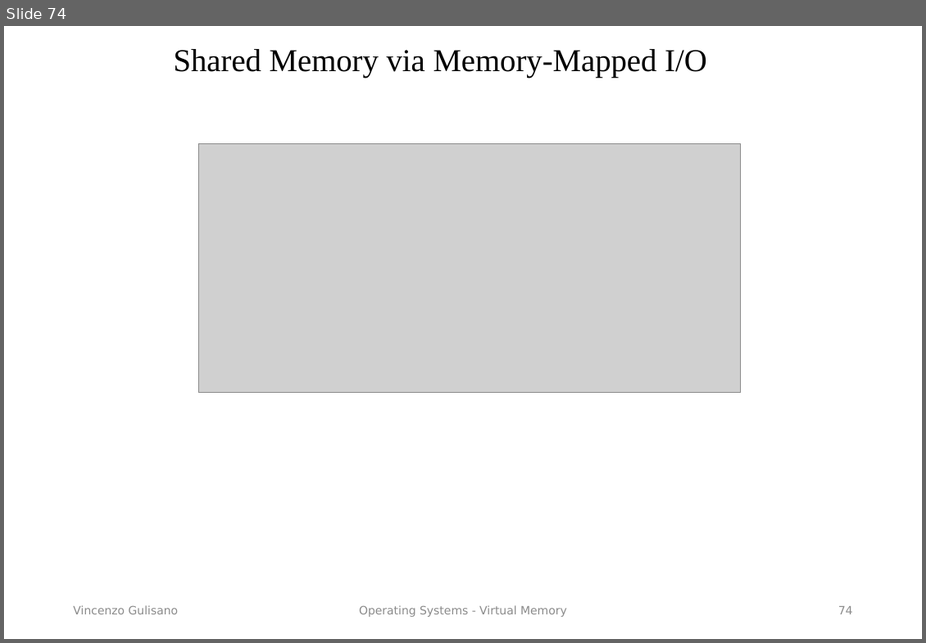
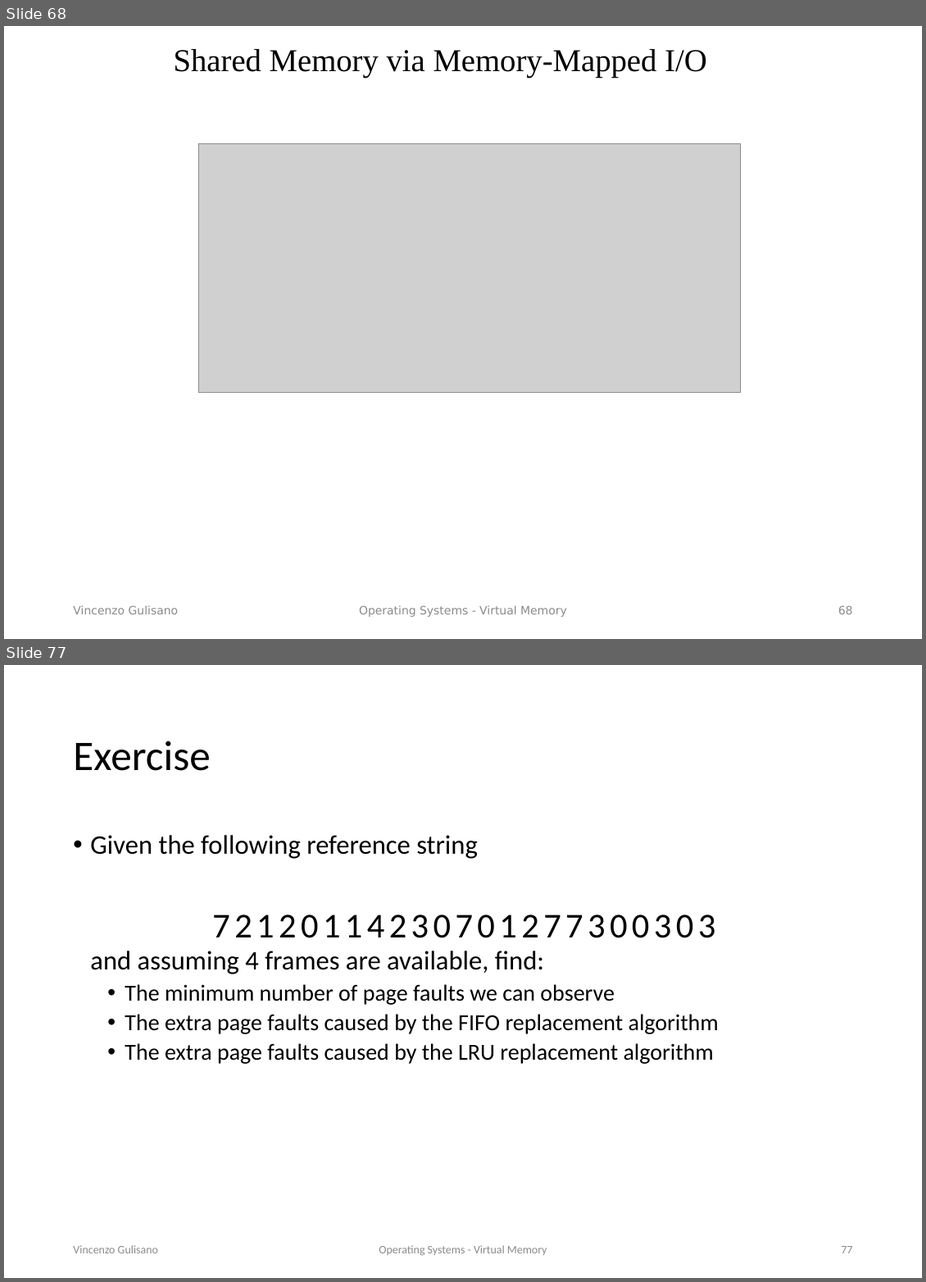
Before and after one commit to vincenzo-gulisano/os_material, a slide deck: slides/virtual_memory.pptx. Shown one above the other, each under a label of ours: slide 74 before the commit, slides 68 and 77 after it; the slides between them are not shown. The pictures are 926x643 and 926x1282 pixels, drawn with LibreOffice and Linux fonts; fonts in the diff are those of the drawing; grey boxes stand for pictures. Boxes give left, top, right and bottom in pixels: in the first picture for what was removed or moved away, otherwise in the second. Text is boxed around its words. In the diff, an @@ line names an element or a change of style, - is before the commit and + after.

Commit message:
changed logo, moved exercises, updated overview for lecture on virtual memory

```diff
--- a/slides/virtual_memory.pptx
+++ b/slides/virtual_memory.pptx
@@ slide 77 added at [4, 665, 922, 1278], background #FFFFFF @@
@@ title added at [73, 740, 210, 771], 49.5 pt, text #000000 @@
+Exercise
@@ text added at [90, 835, 719, 1064], 27 pt, text #000000 @@
+• Given the following reference string
+  and assuming 4 frames are available, find:
+  • The minimum number of page faults we can observe
+  • The extra page faults caused by the FIFO replacement algorithm
+  • The extra page faults caused by the LRU replacement algorithm
@@ table added at [209, 903, 716, 973], 1 rows, 23 columns @@
+7 | 2 | 1 | 2 | 0 | 1 | 1 | 4 | 2 | 3 | 0 | 7 | 0 | 1 | 2 | 7 | 7 | 3 | 0 | 0 | 3 | 0 | 3
@@ text added at [73, 1245, 158, 1253], 13.5 pt, text #8C8C8C @@
+Vincenzo Gulisano
@@ text added at [379, 1245, 548, 1255], 13.5 pt, text #8C8C8C @@
+Operating Systems - Virtual Memory
@@ page number added at [841, 1246, 853, 1253], 13.5 pt, text #8C8C8C @@
+77
@@ what was slide 74 is now slide 68 @@
@@ page number at [839, 606, 854, 614]: text changed @@
-74
+68
```
Also in this commit, not shown: 8 slides changed, 6 other slides added, 2 other files.
